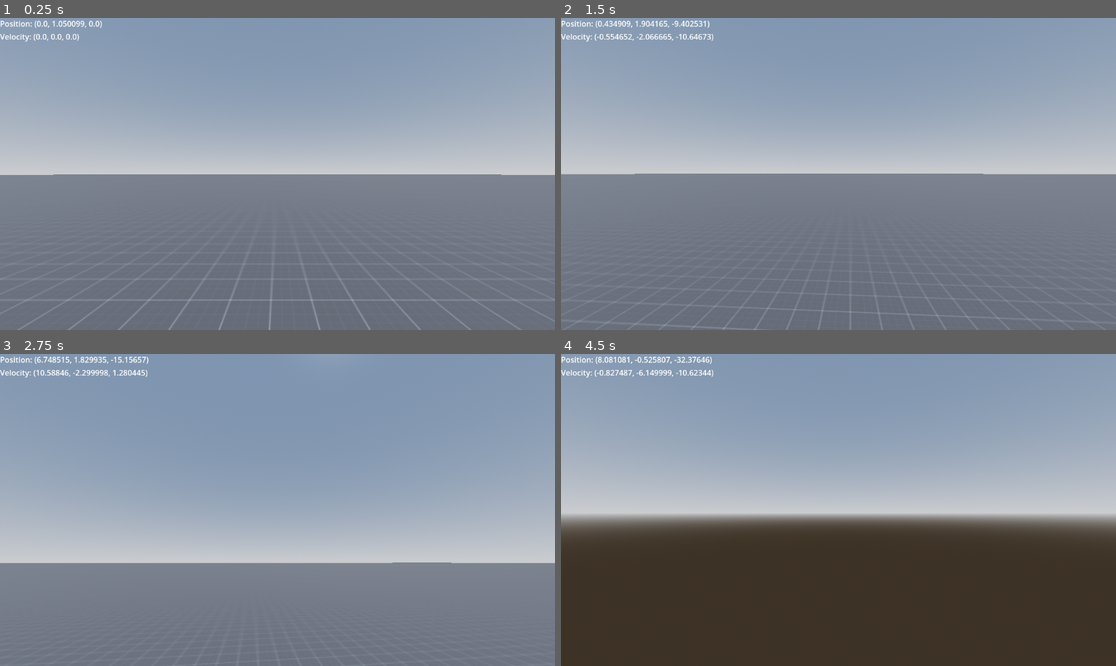
Above: before the commit, frames 1-4 (two rows, left to right).
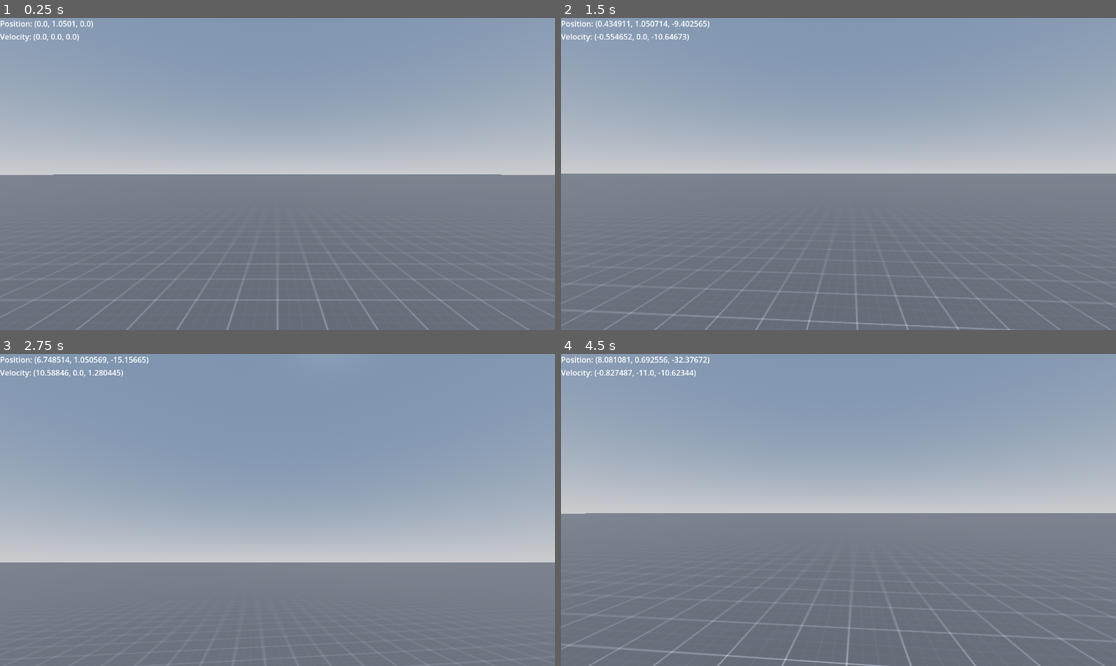
Above: after the commit, the same moments.

Repository: Supergames207/Attraction
Game: Godot game, scene res://scenes/main.tscn
Same seed, same stepped clock (60 frames per second), same inputs: the game is played once before the commit and once after it.
Inputs (mouse positions are in pixels of both pictures, inside the frame that each line leads up to):
- Up to frame 1 (0.25 s): no input
- Up to frame 2 (1.5 s): tap Enter at 0.5 s; move the mouse to (866, 174) at 0.52 s; hold W (forward) from 0.53 s (still down); tap Space (jump) at 0.6, 0.77, 1.07 s; move the mouse to (810, 174) at 1.27 s; tap Tab (Tab) at 1.35 s
- Up to frame 3 (2.75 s): tap Space (jump) at 1.52, 1.55, 1.82, 2.1 s; move the mouse to (333, 441) at 2.02 s; release W (forward) at 2.03 s; hold D (right) from 2.03 s (still down)
- Up to frame 4 (4.5 s): move the mouse to (810, 572) at 2.77 s; release D (right) at 2.78 s; hold W (forward) from 2.78 s (still down); tap Tab (Tab) at 2.85, 4.35 s; tap Space (jump) at 3.02, 3.05, 3.32, 3.6, 3.77, 4.07 s; move the mouse to (877, 513) at 3.52 s; move the mouse to (794, 506) at 4.27 s

The runs differ from the first frame. In frame 1, 0.7% of the frame differs, in the area x 3-96%, y 0-100%; in frame 2, 0.9%; in frame 3, 0.4%; in frame 4, 49%, in the area x 0-100%, y 0-100%.

Commit message:
better jumping + no headbob
Made JUMPING BETTER AND REMOVED HEADBOB

Diff:
--- a/prefabs/player/Player.gd
+++ b/prefabs/player/Player.gd
@@ -2,14 +2,9 @@
 
 const SPEED: float = 160;
 const DRAG: float = 0.8;
-const JUMP_POWER: float = 4;
-const GRAVITY: float = 7;
+const JUMP_POWER: float = 10;
+const GRAVITY: float = 30;
 
-#Head Bob
-const default_camera_pos := Vector3(0,0.5,0)
-const BOB_FREQ := 2
-const BOB_AMP := 0.08
-var bob_t := 0.
 @onready var X_rot := $X_rotation
 
 func _ready() -> void:
@@ -31,16 +26,10 @@
 	var rotated_direction := -direction.rotated(Vector3.UP, X_rot.rotation.y)
 	velocity += SPEED * delta * rotated_direction
 	velocity *= Vector3(DRAG, 1, DRAG)
-	if not is_on_floor():
-		velocity.y += -GRAVITY*delta
-	elif Input.is_action_just_pressed("jump") and is_on_floor():
-		velocity.y += JUMP_POWER
-	bob_t += delta*velocity.length()*float(is_on_floor())
-	X_rot.position = head_bob(bob_t)
+	if is_on_floor():
+		velocity.y = 0
+		if Input.is_action_just_pressed("jump"):
+			velocity.y += JUMP_POWER
+	else: velocity.y += -GRAVITY*delta
+
 	move_and_slide()
-
-func head_bob(time:float)->Vector3:
-	var pos := Vector3.ZERO
-	pos.y = sin(time*BOB_FREQ)*BOB_AMP
-	pos.x = cos(time*BOB_FREQ/2)*BOB_AMP
-	return pos+default_camera_pos
